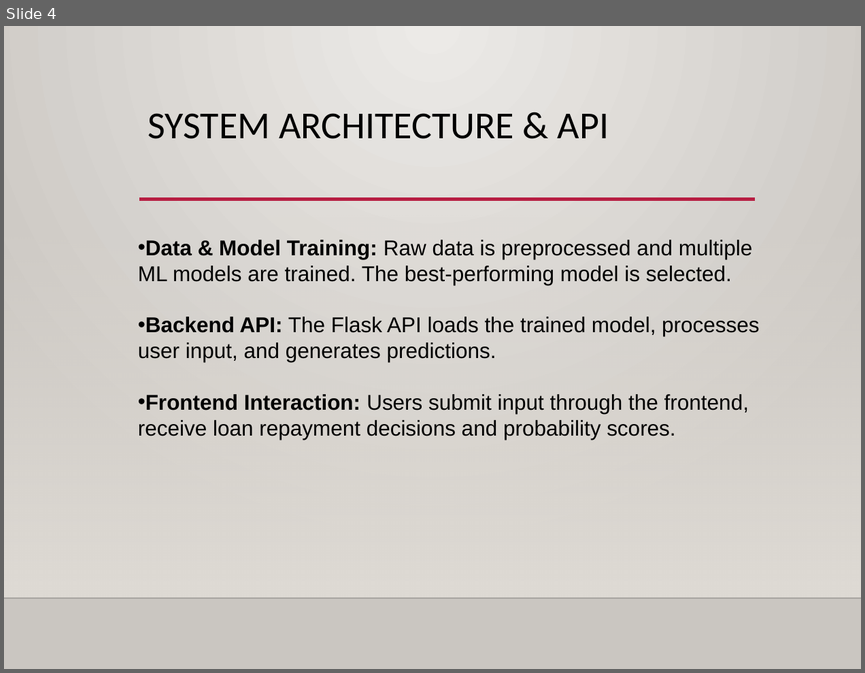
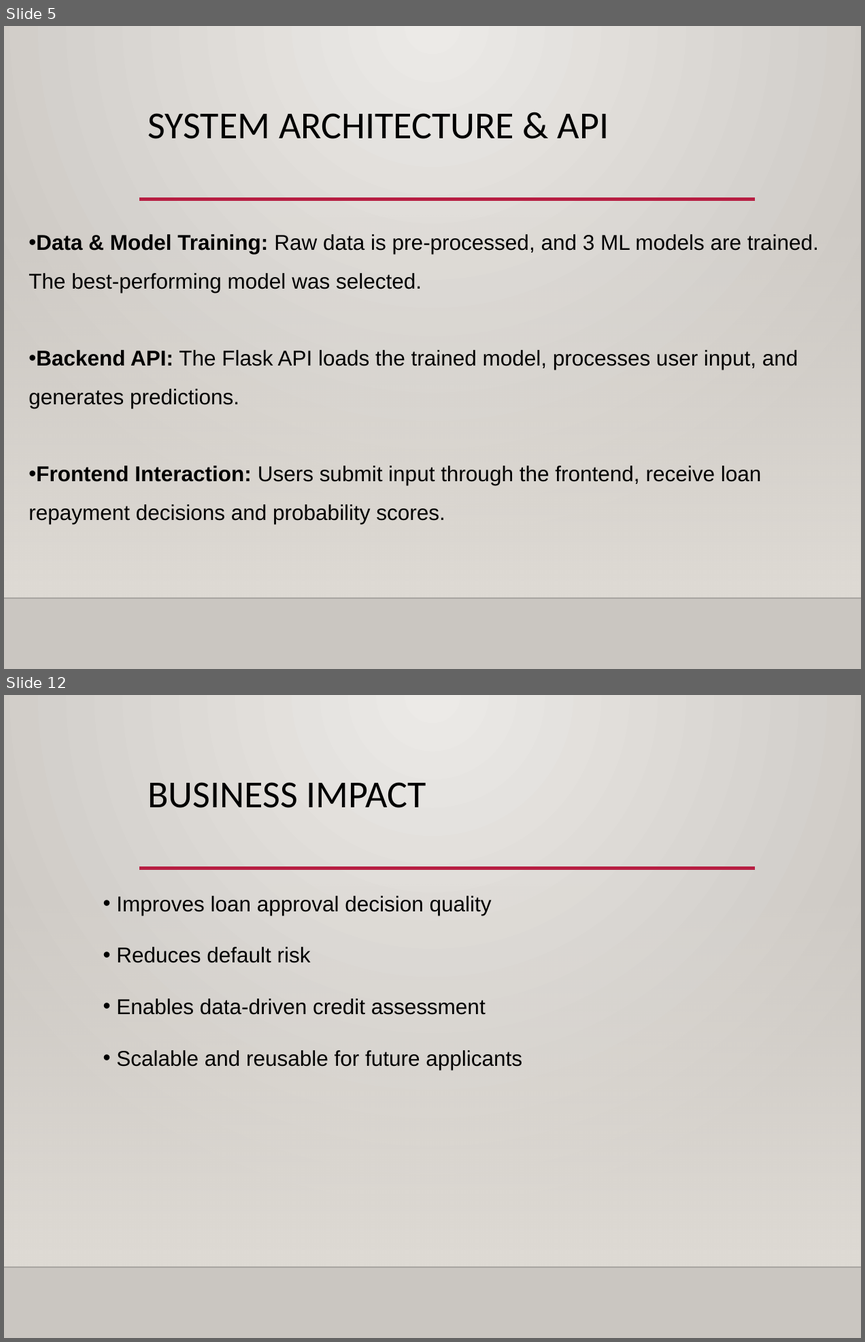
Before and after one commit to group6ai2026/LoanPayBackPrediction, a slide deck: PPT/Group6PPT.pptx. Shown one above the other, each under a label of ours: slide 4 before the commit, slides 5 and 12 after it; the slides between them are not shown. The pictures are 865x673 and 865x1342 pixels, drawn with LibreOffice and Linux fonts; fonts in the diff are those of the drawing; background and template pictures are left out. Boxes give left, top, right and bottom in pixels: in the first picture for what was removed or moved away, otherwise in the second. Text is boxed around its words. In the diff, an @@ line names an element or a change of style, - is before the commit and + after.

```diff
--- a/PPT/Group6PPT.pptx
+++ b/PPT/Group6PPT.pptx
@@ slide 12 added at (4, 695, 861, 1338), background gradient #ECEAE7 to #CAC7C1; not listed: 3 template elements that a slide beside it also shows @@
@@ title added at (148, 782, 426, 808), 32 pt, text #000000 @@
+BUSINESS IMPACT
@@ text added at (116, 896, 522, 1070), 18 pt, text #000000 @@
+• Improves loan approval decision quality
+• Reduces default risk
+• Enables data-driven credit assessment
+• Scalable and reusable for future applicants
@@ what was slide 4 is now slide 5 @@
@@ slide 5 changed as well @@
@@ text "Data & Model Training: Raw ...": place and size @@
-text "Data & Model Training: Raw ..." at (138, 240, 759, 439)
+text "Data & Model Training: Raw ..." at (28, 234, 819, 524)
@@ text at (28, 234, 819, 293): text changed @@
-• Data & Model Training: Raw data is preprocessed and multiple ML models are trained. The best-performing model is selected.
+• Data & Model Training: Raw data is pre-processed, and 3 ML models are trained. The best-performing model was selected.
@@ text at (28, 350, 798, 524): line spacing 1 to 1.5 @@
```
Also in this commit, not shown: 5 other slides changed, 6 other slides added, 2 other files.
